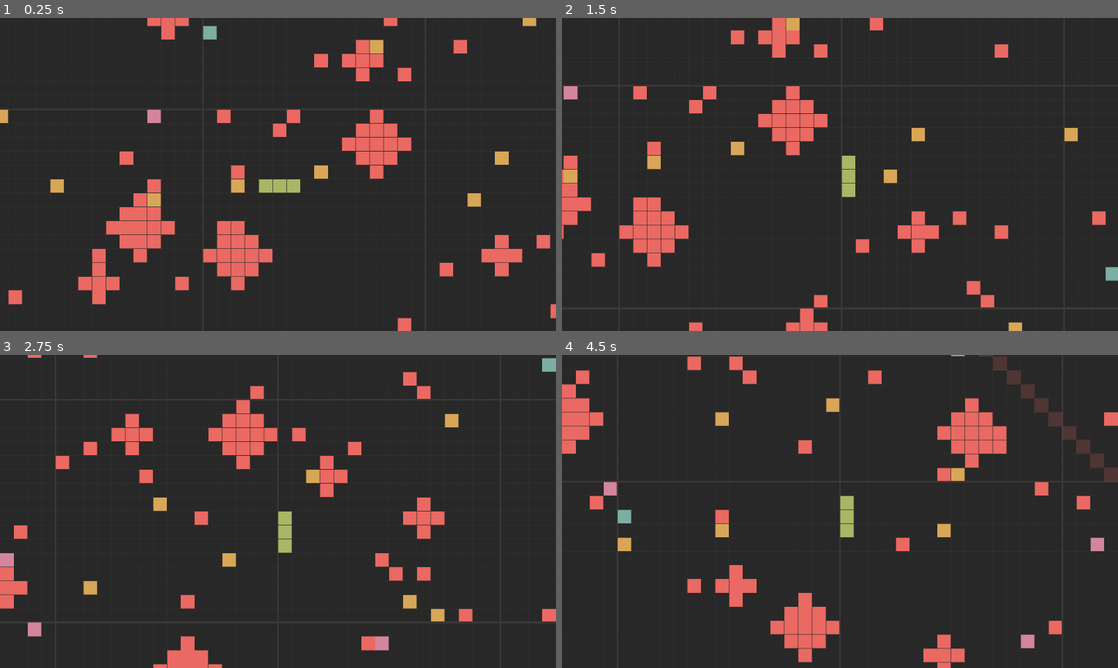
Above: before the commit, frames 1-4 (two rows, left to right).
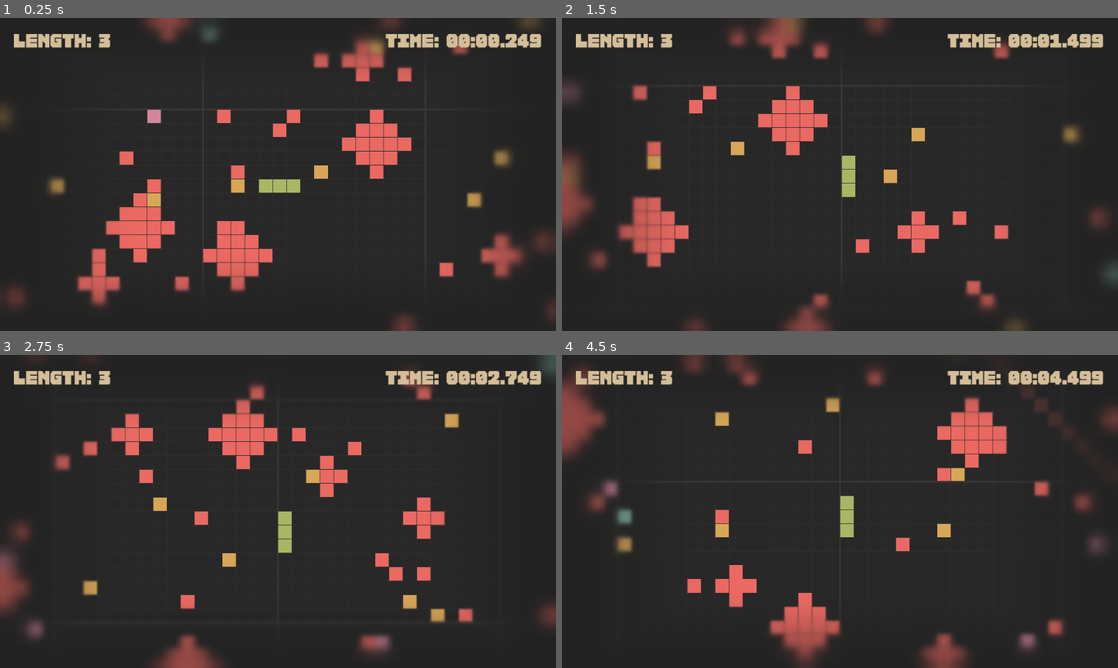
Above: after the commit, the same moments.

Repository: Shh37/Serbent
Game: Godot game, scene res://scenes/Main.tscn
Two runs of this game, one before a commit and one after it. Both use one fixed random seed, a clock stepped at 60 frames per second and the inputs below.
Inputs:
- Up to frame 1 (0.25 s): no input
- Up to frame 2 (1.5 s): tap Enter at 0.5 s; hold Right (ui_right) 0.53-1.28 s; hold Enter 0.53-1.28 s; tap Space at 0.77 s; hold Down (ui_down) from 1.28 s (still down); tap Keypad Enter at 1.35 s
- Up to frame 3 (2.75 s): tap Space at 1.52 s; release Down (ui_down) at 2.03 s; hold Right (ui_right) from 2.03 s (still down); hold Enter from 2.03 s (still down)
- Up to frame 4 (4.5 s): release Right (ui_right) at 2.78 s; release Enter at 2.78 s; hold Up (ui_up) 2.78-3.53 s; tap Keypad Enter at 2.85, 4.35 s; tap Space at 3.02, 3.77 s; hold Enter 3.53-4.28 s; hold Left (ui_left) from 3.53 s (still down)

The runs differ from the first frame. In frame 1, 5.9% of the frame differs, in the area x 0-100%, y 0-100%; in frame 2, 7.0%; in frame 3, 5.0%; in frame 4, 7.9%.

Commit message:
feat:UIの追加 エッジに段階的なぼかし効果を追加

Diff:
--- /dev/null
+++ b/scenes/HUD.tscn
@@ -0,0 +1,62 @@
+[gd_scene load_steps=6 format=3 uid="uid://b5e2v4f3g1h2"]
+
+[ext_resource type="Script" path="res://scripts/HUD.gd" id="1_hud"]
+[ext_resource type="FontFile" uid="uid://b2mkaouqkrnmn" path="res://assets/Shikakufuto_Free.ttf" id="2_font"]
+[ext_resource type="Shader" path="res://shaders/top_blur.gdshader" id="3_shader"]
+
+[sub_resource type="LabelSettings" id="LabelSettings_1"]
+font = ExtResource("2_font")
+font_size = 32
+font_color = Color(0.831373, 0.745098, 0.596078, 1)
+
+[sub_resource type="ShaderMaterial" id="ShaderMaterial_1"]
+shader = ExtResource("3_shader")
+shader_parameter/blur_strength = 4.0
+shader_parameter/edge_margin = 0.25
+shader_parameter/tint_color = Color(0.1, 0.1, 0.1, 0.4)
+
+[node name="HUD" type="CanvasLayer"]
+script = ExtResource("1_hud")
+
+[node name="EdgeBlur" type="ColorRect" parent="."]
+material = SubResource("ShaderMaterial_1")
+anchors_preset = 15
+anchor_right = 1.0
+anchor_bottom = 1.0
+grow_horizontal = 2
+grow_vertical = 2
+mouse_filter = 2
+
+[node name="Control" type="Control" parent="."]
+layout_mode = 3
+anchors_preset = 15
+anchor_right = 1.0
+anchor_bottom = 1.0
+grow_horizontal = 2
+grow_vertical = 2
+
+[node name="MarginContainer" type="MarginContainer" parent="Control"]
+layout_mode = 1
+anchors_preset = 10
+anchor_right = 1.0
+offset_bottom = 72.0
+grow_horizontal = 2
+theme_override_constants/margin_left = 32
+theme_override_constants/margin_top = 32
+theme_override_constants/margin_right = 32
+
+[node name="HBoxContainer" type="HBoxContainer" parent="Control/MarginContainer"]
+layout_mode = 2
+
+[node name="LengthLabel" type="Label" parent="Control/MarginContainer/HBoxContainer"]
+layout_mode = 2
+size_flags_horizontal = 2
+text = "LENGTH: 3"
+label_settings = SubResource("LabelSettings_1")
+
+[node name="TimeLabel" type="Label" parent="Control/MarginContainer/HBoxContainer"]
+layout_mode = 2
+size_flags_horizontal = 10
+text = "TIME: 00:00.000"
+label_settings = SubResource("LabelSettings_1")
+horizontal_alignment = 2
--- a/scenes/Main.tscn
+++ b/scenes/Main.tscn
@@ -3,7 +3,11 @@
 [ext_resource type="Script" path="res://scripts/World.gd" id="1_world"]
 [ext_resource type="Script" path="res://scripts/Snake.gd" id="2_snake"]
 
+[ext_resource type="PackedScene" uid="uid://b5e2v4f3g1h2" path="res://scenes/HUD.tscn" id="3_hud"]
+
 [node name="Main" type="Node2D"]
+
+[node name="HUD" parent="." instance=ExtResource("3_hud")]
 
 [node name="World" type="Node2D" parent="." node_paths=PackedStringArray("player")]
 script = ExtResource("1_world")
--- /dev/null
+++ b/scripts/HUD.gd
@@ -0,0 +1,26 @@
+extends CanvasLayer
+
+@onready var length_label = $Control/MarginContainer/HBoxContainer/LengthLabel
+@onready var time_label = $Control/MarginContainer/HBoxContainer/TimeLabel
+
+var snake: Node2D
+var game_time = 0.0
+
+func _ready():
+	# Wait for the scene to be fully loaded to find the snake
+	await get_tree().process_frame
+	snake = get_tree().root.find_child("Snake", true, false)
+
+func _process(delta):
+	game_time += delta
+	update_ui()
+
+func update_ui():
+	if snake:
+		length_label.text = "LENGTH: %d" % snake.body.size()
+
+	# Format time: MM:SS.mmm
+	var minutes = int(game_time) / 60
+	var seconds = int(game_time) % 60
+	var milliseconds = int((game_time - int(game_time)) * 1000)
+	time_label.text = "TIME: %02d:%02d.%03d" % [minutes, seconds, milliseconds]
--- /dev/null
+++ b/shaders/top_blur.gdshader
@@ -0,0 +1,31 @@
+shader_type canvas_item;
+
+uniform sampler2D screen_texture : hint_screen_texture, filter_linear_mipmap;
+uniform float blur_strength : hint_range(0.0, 5.0) = 4.0;
+uniform float edge_margin : hint_range(0.0, 1.0) = 0.2;
+uniform vec4 tint_color : source_color = vec4(0.1, 0.1, 0.1, 0.4);
+
+void fragment() {
+    // Distance from each edge
+    float left = UV.x;
+    float right = 1.0 - UV.x;
+    float top = UV.y;
+    float bottom = 1.0 - UV.y;
+
+    // Find the minimum distance to any edge
+    float min_dist = min(min(left, right), min(top, bottom));
+
+    // Calculate mask: 1.0 at edge, 0.0 at center (beyond margin)
+    float mask = clamp(1.0 - (min_dist / edge_margin), 0.0, 1.0);
+
+    // Smooth the mask
+    mask = mask * mask * (3.0 - 2.0 * mask);
+
+    // Apply blur using Lod
+    vec4 blurred = textureLod(screen_texture, SCREEN_UV, blur_strength * mask);
+
+    // Mix with tint
+    vec4 final_color = mix(blurred, tint_color, mask * 0.4);
+
+    COLOR = vec4(final_color.rgb, 1.0);
+}
Not shown, added: scripts/HUD.gd.uid
Not shown, added: shaders/top_blur.gdshader.uid
Not shown, changed: SPEC.md
